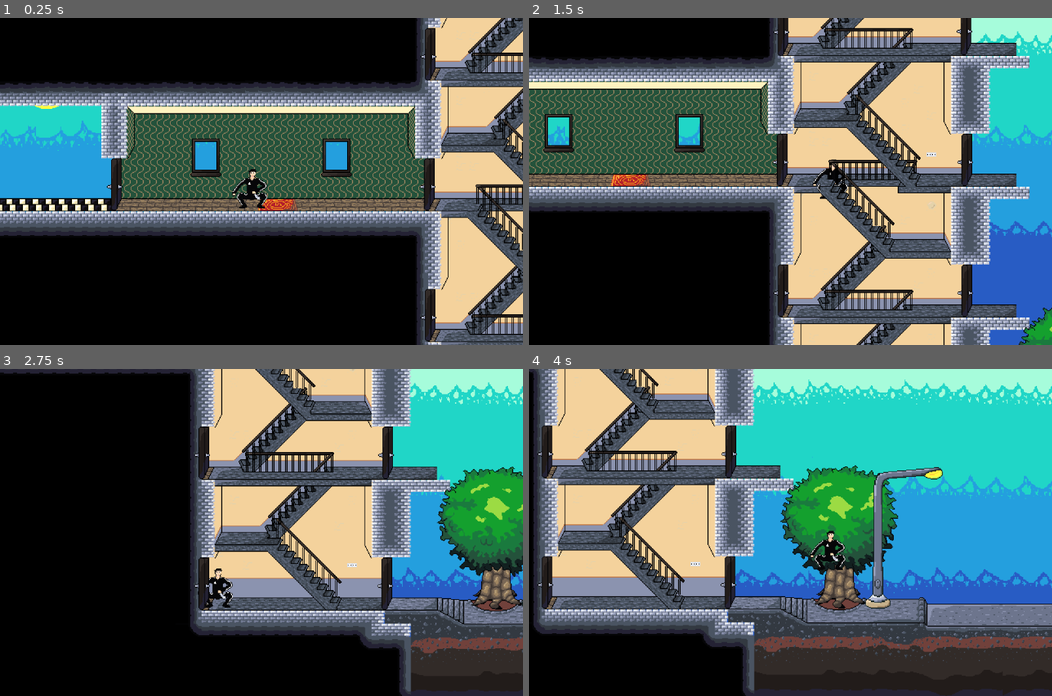
Above: before the commit, frames 1-4 (two rows, left to right).
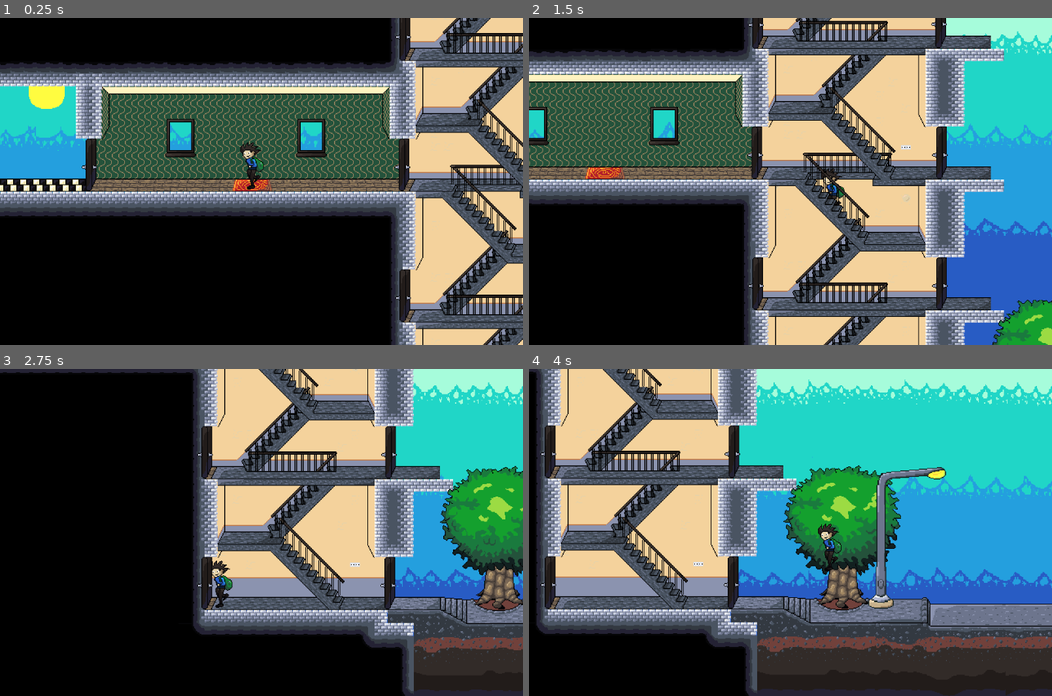
Above: after the commit, the same moments.

Repository: Virbie/Piradzini
Game: Godot game, scene res://node_2d.tscn
The game is run twice, just before and just after one commit, with the same random seed, the same clock (stepped at 60 frames per second) and the same inputs.
Inputs:
- Up to frame 1 (0.25 s): no input
- Up to frame 2 (1.5 s): tap Enter (ui_accept) at 0.5, 0.77 s; hold Right (ui_right) from 0.53 s (still down)
- Up to frame 3 (2.75 s): tap Enter (ui_accept) at 1.52 s; release Right (ui_right) at 2.03 s; hold Left (ui_left) from 2.03 s (still down)
- Up to frame 4 (4 s): release Left (ui_left) at 2.78 s; hold Right (ui_right) from 2.78 s (still down); tap Enter (ui_accept) at 3.02, 3.77 s

The runs differ from the first frame. In frame 1, 51% of the frame differs, in the area x 0-100%, y 0-100%; in frame 2, 51%; in frame 3, 17%; in frame 4, 17%.

Commit message:
0.0.8.e
jauns galvenais varonis, animacijas skriesanai pa labi un pa kreisi

Diff:
--- a/character_body_2d.tscn
+++ b/character_body_2d.tscn
@@ -1,11 +1,274 @@
-[gd_scene load_steps=4 format=3 uid="uid://cwl3ceqo7qaa5"]
+[gd_scene load_steps=36 format=3 uid="uid://cwl3ceqo7qaa5"]
 
 [ext_resource type="Script" uid="uid://dt4l8p6wp5ph1" path="res://Piradzins.gd" id="1_ij6vw"]
-[ext_resource type="Texture2D" uid="uid://3c507kluskks" path="res://assets/gopniks/gopniks-03.png" id="2_ij6vw"]
+[ext_resource type="Texture2D" uid="uid://dbdy8h8irw1g7" path="res://assets/piradzins.png" id="2_ij6vw"]
 
 [sub_resource type="CapsuleShape2D" id="CapsuleShape2D_ij6vw"]
 radius = 15.0
-height = 48.0
+height = 54.0
+
+[sub_resource type="AtlasTexture" id="AtlasTexture_ij6vw"]
+atlas = ExtResource("2_ij6vw")
+region = Rect2(128, 0, 64, 64)
+
+[sub_resource type="AtlasTexture" id="AtlasTexture_dd465"]
+atlas = ExtResource("2_ij6vw")
+region = Rect2(192, 0, 64, 64)
+
+[sub_resource type="AtlasTexture" id="AtlasTexture_ghijl"]
+atlas = ExtResource("2_ij6vw")
+region = Rect2(0, 0, 64, 64)
+
+[sub_resource type="AtlasTexture" id="AtlasTexture_44cfe"]
+atlas = ExtResource("2_ij6vw")
+region = Rect2(64, 0, 64, 64)
+
+[sub_resource type="AtlasTexture" id="AtlasTexture_qp52p"]
+atlas = ExtResource("2_ij6vw")
+region = Rect2(128, 128, 64, 64)
+
+[sub_resource type="AtlasTexture" id="AtlasTexture_au0nh"]
+atlas = ExtResource("2_ij6vw")
+region = Rect2(256, 128, 64, 64)
+
+[sub_resource type="AtlasTexture" id="AtlasTexture_76bt2"]
+atlas = ExtResource("2_ij6vw")
+region = Rect2(320, 128, 64, 64)
+
+[sub_resource type="AtlasTexture" id="AtlasTexture_sxias"]
+atlas = ExtResource("2_ij6vw")
+region = Rect2(192, 64, 64, 64)
+
+[sub_resource type="AtlasTexture" id="AtlasTexture_ucfvk"]
+atlas = ExtResource("2_ij6vw")
+region = Rect2(64, 64, 64, 64)
+
+[sub_resource type="AtlasTexture" id="AtlasTexture_2dyae"]
+atlas = ExtResource("2_ij6vw")
+region = Rect2(0, 64, 64, 64)
+
+[sub_resource type="AtlasTexture" id="AtlasTexture_2u5n8"]
+atlas = ExtResource("2_ij6vw")
+region = Rect2(320, 128, 64, 64)
+
+[sub_resource type="AtlasTexture" id="AtlasTexture_73nau"]
+atlas = ExtResource("2_ij6vw")
+region = Rect2(256, 128, 64, 64)
+
+[sub_resource type="AtlasTexture" id="AtlasTexture_skrk8"]
+atlas = ExtResource("2_ij6vw")
+region = Rect2(128, 128, 64, 64)
+
+[sub_resource type="AtlasTexture" id="AtlasTexture_lhvu3"]
+atlas = ExtResource("2_ij6vw")
+region = Rect2(0, 64, 64, 64)
+
+[sub_resource type="AtlasTexture" id="AtlasTexture_4sjlk"]
+atlas = ExtResource("2_ij6vw")
+region = Rect2(64, 64, 64, 64)
+
+[sub_resource type="AtlasTexture" id="AtlasTexture_ye16i"]
+atlas = ExtResource("2_ij6vw")
+region = Rect2(192, 64, 64, 64)
+
+[sub_resource type="AtlasTexture" id="AtlasTexture_75u2t"]
+atlas = ExtResource("2_ij6vw")
+region = Rect2(0, 128, 64, 64)
+
+[sub_resource type="AtlasTexture" id="AtlasTexture_7qa1u"]
+atlas = ExtResource("2_ij6vw")
+region = Rect2(64, 128, 64, 64)
+
+[sub_resource type="AtlasTexture" id="AtlasTexture_8gu1l"]
+atlas = ExtResource("2_ij6vw")
+region = Rect2(128, 128, 64, 64)
+
+[sub_resource type="AtlasTexture" id="AtlasTexture_jsgy1"]
+atlas = ExtResource("2_ij6vw")
+region = Rect2(192, 128, 64, 64)
+
+[sub_resource type="AtlasTexture" id="AtlasTexture_el80s"]
+atlas = ExtResource("2_ij6vw")
+region = Rect2(192, 128, 64, 64)
+
+[sub_resource type="AtlasTexture" id="AtlasTexture_oxcm1"]
+atlas = ExtResource("2_ij6vw")
+region = Rect2(128, 128, 64, 64)
+
+[sub_resource type="AtlasTexture" id="AtlasTexture_ltww1"]
+atlas = ExtResource("2_ij6vw")
+region = Rect2(64, 128, 64, 64)
+
+[sub_resource type="AtlasTexture" id="AtlasTexture_a7mna"]
+atlas = ExtResource("2_ij6vw")
+region = Rect2(0, 128, 64, 64)
+
+[sub_resource type="AtlasTexture" id="AtlasTexture_6ct3r"]
+atlas = ExtResource("2_ij6vw")
+region = Rect2(128, 64, 64, 64)
+
+[sub_resource type="AtlasTexture" id="AtlasTexture_1kp85"]
+atlas = ExtResource("2_ij6vw")
+region = Rect2(192, 64, 64, 64)
+
+[sub_resource type="AtlasTexture" id="AtlasTexture_qnedo"]
+atlas = ExtResource("2_ij6vw")
+region = Rect2(256, 64, 64, 64)
+
+[sub_resource type="AtlasTexture" id="AtlasTexture_wyqjk"]
+atlas = ExtResource("2_ij6vw")
+region = Rect2(320, 64, 64, 64)
+
+[sub_resource type="AtlasTexture" id="AtlasTexture_k85er"]
+atlas = ExtResource("2_ij6vw")
+region = Rect2(256, 64, 64, 64)
+
+[sub_resource type="AtlasTexture" id="AtlasTexture_ebjds"]
+atlas = ExtResource("2_ij6vw")
+region = Rect2(192, 64, 64, 64)
+
+[sub_resource type="AtlasTexture" id="AtlasTexture_y1dt5"]
+atlas = ExtResource("2_ij6vw")
+region = Rect2(128, 64, 64, 64)
+
+[sub_resource type="SpriteFrames" id="SpriteFrames_dd465"]
+animations = [{
+"frames": [{
+"duration": 1.0,
+"texture": SubResource("AtlasTexture_ij6vw")
+}, {
+"duration": 1.0,
+"texture": SubResource("AtlasTexture_dd465")
+}],
+"loop": true,
+"name": &"Idle pa kreisis",
+"speed": 1.0
+}, {
+"frames": [{
+"duration": 1.0,
+"texture": SubResource("AtlasTexture_ghijl")
+}, {
+"duration": 1.0,
+"texture": SubResource("AtlasTexture_44cfe")
+}],
+"loop": true,
+"name": &"Idle pa labi",
+"speed": 1.0
+}, {
+"frames": [{
+"duration": 1.0,
+"texture": SubResource("AtlasTexture_qp52p")
+}, {
+"duration": 1.0,
+"texture": SubResource("AtlasTexture_au0nh")
+}, {
+"duration": 1.0,
+"texture": SubResource("AtlasTexture_76bt2")
+}],
+"loop": true,
+"name": &"beidz skriet pa kreisi",
+"speed": 5.0
+}, {
+"frames": [{
+"duration": 1.0,
+"texture": SubResource("AtlasTexture_sxias")
+}, {
+"duration": 1.0,
+"texture": SubResource("AtlasTexture_ucfvk")
+}, {
+"duration": 1.0,
+"texture": SubResource("AtlasTexture_2dyae")
+}],
+"loop": true,
+"name": &"beidz skriet pa labi",
+"speed": 5.0
+}, {
+"frames": [{
+"duration": 1.0,
+"texture": SubResource("AtlasTexture_2u5n8")
+}, {
+"duration": 1.0,
+"texture": SubResource("AtlasTexture_73nau")
+}, {
+"duration": 1.0,
+"texture": SubResource("AtlasTexture_skrk8")
+}],
+"loop": true,
+"name": &"sak skriet pa kreisi",
+"speed": 5.0
+}, {
+"frames": [{
+"duration": 1.0,
+"texture": SubResource("AtlasTexture_lhvu3")
+}, {
+"duration": 1.0,
+"texture": SubResource("AtlasTexture_4sjlk")
+}, {
+"duration": 1.0,
+"texture": SubResource("AtlasTexture_ye16i")
+}],
+"loop": true,
+"name": &"sak skriet pa labi",
+"speed": 5.0
+}, {
+"frames": [{
+"duration": 1.0,
+"texture": SubResource("AtlasTexture_75u2t")
+}, {
+"duration": 1.0,
+"texture": SubResource("AtlasTexture_7qa1u")
+}, {
+"duration": 1.0,
+"texture": SubResource("AtlasTexture_8gu1l")
+}, {
+"duration": 1.0,
+"texture": SubResource("AtlasTexture_jsgy1")
+}, {
+"duration": 1.0,
+"texture": SubResource("AtlasTexture_el80s")
+}, {
+"duration": 1.0,
+"texture": SubResource("AtlasTexture_oxcm1")
+}, {
+"duration": 1.0,
+"texture": SubResource("AtlasTexture_ltww1")
+}, {
+"duration": 1.0,
+"texture": SubResource("AtlasTexture_a7mna")
+}],
+"loop": true,
+"name": &"skrien pa kreisi",
+"speed": 15.0
+}, {
+"frames": [{
+"duration": 1.0,
+"texture": SubResource("AtlasTexture_6ct3r")
+}, {
+"duration": 1.0,
+"texture": SubResource("AtlasTexture_1kp85")
+}, {
+"duration": 1.0,
+"texture": SubResource("AtlasTexture_qnedo")
+}, {
+"duration": 1.0,
+"texture": SubResource("AtlasTexture_wyqjk")
+}, {
+"duration": 1.0,
+"texture": SubResource("AtlasTexture_wyqjk")
+}, {
+"duration": 1.0,
+"texture": SubResource("AtlasTexture_k85er")
+}, {
+"duration": 1.0,
+"texture": SubResource("AtlasTexture_ebjds")
+}, {
+"duration": 1.0,
+"texture": SubResource("AtlasTexture_y1dt5")
+}],
+"loop": true,
+"name": &"skrien pa labi",
+"speed": 15.0
+}]
 
 [node name="CharacterBody2D" type="CharacterBody2D"]
 position = Vector2(-1, -1)
@@ -19,10 +282,12 @@
 limit_smoothed = true
 position_smoothing_enabled = true
 
-[node name="Sprite2D" type="Sprite2D" parent="."]
-position = Vector2(-3, -31)
-texture = ExtResource("2_ij6vw")
-
 [node name="CollisionShape2D" type="CollisionShape2D" parent="."]
 position = Vector2(-12, -17)
 shape = SubResource("CapsuleShape2D_ij6vw")
+
+[node name="AnimatedSprite2D" type="AnimatedSprite2D" parent="."]
+position = Vector2(-12, -21)
+sprite_frames = SubResource("SpriteFrames_dd465")
+animation = &"skrien pa kreisi"
+frame_progress = 0.12728736
--- a/node_2d.tscn
+++ b/node_2d.tscn
@@ -1,9 +1,10 @@
-[gd_scene load_steps=12 format=4 uid="uid://ch73di6uysh7m"]
+[gd_scene load_steps=14 format=4 uid="uid://ch73di6uysh7m"]
 
 [ext_resource type="PackedScene" uid="uid://cwl3ceqo7qaa5" path="res://character_body_2d.tscn" id="1_0e48y"]
 [ext_resource type="PackedScene" uid="uid://dkkxtlnnx7b7g" path="res://parallax_2d.tscn" id="1_epypp"]
 [ext_resource type="Texture2D" uid="uid://terf5wcans80" path="res://assets/tilesheet.png" id="2_0e48y"]
 [ext_resource type="PackedScene" uid="uid://dux1ml5l2qhd" path="res://durvis.tscn" id="3_4d7sh"]
+[ext_resource type="Texture2D" uid="uid://dbdy8h8irw1g7" path="res://assets/piradzins.png" id="3_ir8iy"]
 [ext_resource type="PackedScene" uid="uid://bpvltch70e534" path="res://durvis_2.tscn" id="4_ir8iy"]
 [ext_resource type="Texture2D" uid="uid://dxvaux07ewxa6" path="res://assets/gopniks/gopniks-02.png" id="5_rj586"]
 [ext_resource type="Texture2D" uid="uid://3c507kluskks" path="res://assets/gopniks/gopniks-03.png" id="6_4d7sh"]
@@ -1140,9 +1141,19 @@
 60:13/0 = 0
 61:13/0 = 0
 
+[sub_resource type="TileSetAtlasSource" id="TileSetAtlasSource_hqns4"]
+texture = ExtResource("3_ir8iy")
+0:0/size_in_atlas = Vector2i(4, 4)
+0:0/next_alternative_id = 2
+0:0/0 = 0
+0:0/1 = 1
+4:0/size_in_atlas = Vector2i(4, 4)
+4:0/0 = 0
+
 [sub_resource type="TileSet" id="TileSet_0hol4"]
 physics_layer_0/collision_layer = 1
 sources/0 = SubResource("TileSetAtlasSource_epypp")
+sources/2 = SubResource("TileSetAtlasSource_hqns4")
 
 [sub_resource type="SpriteFrames" id="SpriteFrames_hqns4"]
 animations = [{
@@ -1278,7 +1289,7 @@
 position = Vector2(-608, -320)
 
 [node name="CharacterBody2D" parent="." instance=ExtResource("1_0e48y")]
-position = Vector2(724, -22)
+position = Vector2(755, 19)
 
 [node name="CharacterBody2D2" type="CharacterBody2D" parent="."]
 position = Vector2(0, 1)
Binary file added: assets/piradzins.png
Not shown, added: assets/piradzins.png.import
